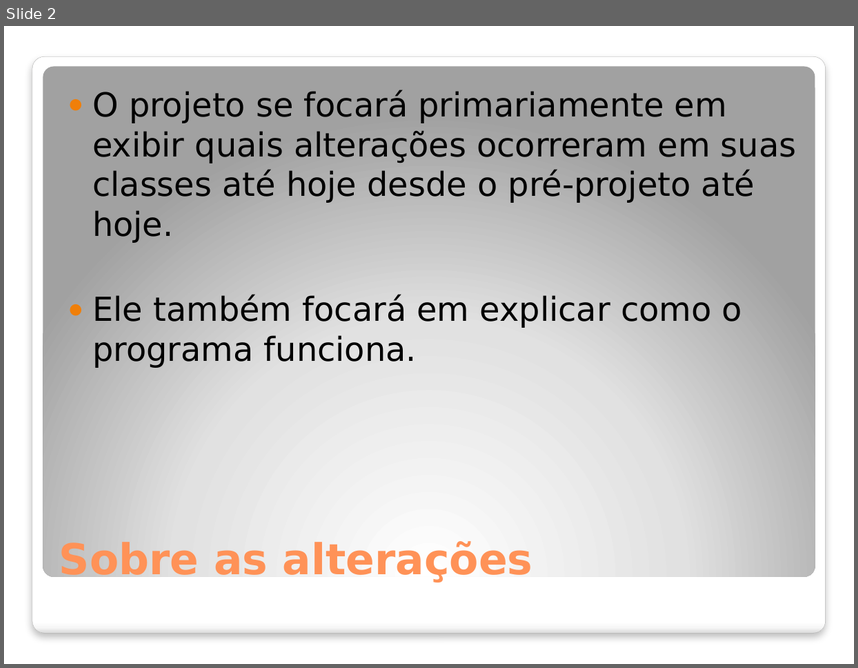
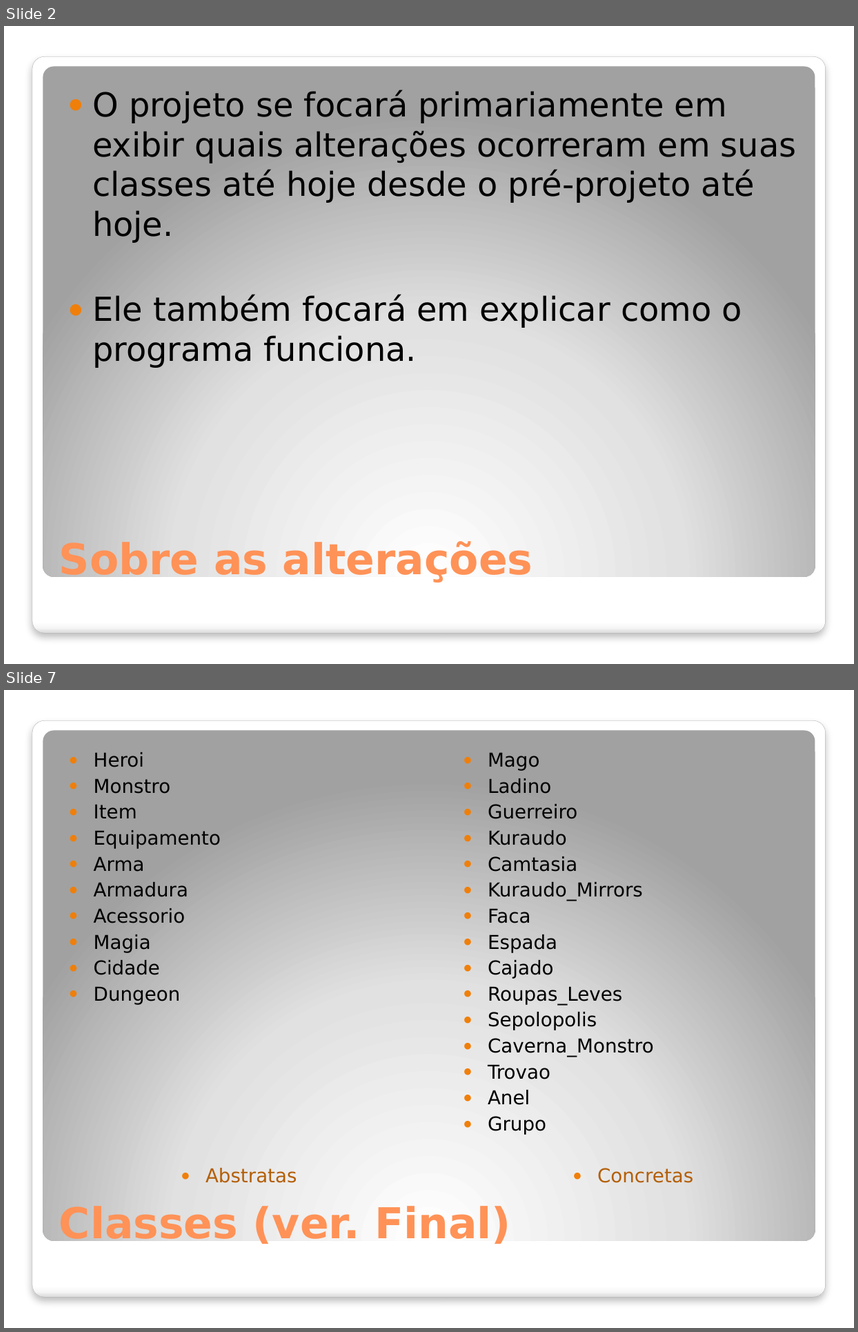
Before and after one commit to Sairaf/ToF2, a slide deck: Apresentação slide/Prog II projeto final.pptx. Shown one above the other, each under a label of ours: slide 2 before the commit, slides 2 and 7 after it; the slides between them are not shown. The pictures are 858x668 and 858x1332 pixels, drawn with LibreOffice and Linux fonts; fonts in the diff are those of the drawing; background and template pictures are left out. Boxes give left, top, right and bottom in pixels: in the first picture for what was removed or moved away, otherwise in the second. Text is boxed around its words. In the diff, an @@ line names an element or a change of style, - is before the commit and + after.

```diff
--- a/Apresentação slide/Prog II projeto final.pptx
+++ b/Apresentação slide/Prog II projeto final.pptx
@@ slide 7 added at (4, 690, 854, 1328), background picture (left out); not listed: 2 template elements that a slide beside it also shows @@
@@ text added at (94, 752, 221, 1005), 16.2 pt, text #000000 @@
+● Heroi
+● Monstro
+● Item
+● Equipamento
+● Arma
+● Armadura
+● Acessorio
+● Magia
+● Cidade
+● Dungeon
+● Abstratas
@@ text added at (488, 753, 654, 1134), 16.2 pt, text #000000 @@
+● Mago
+● Ladino
+● Guerreiro
+● Kuraudo
+● Camtasia
+● Kuraudo_Mirrors
+● Faca
+● Espada
+● Cajado
+● Roupas_Leves
+● Sepolopolis
+● Caverna_Monstro
+● Trovao
+● Anel
+● Grupo
+● Concretas
@@ title added at (59, 1204, 511, 1248), 36 pt, text #FF9258, bold @@
+Classes (ver. Final)
```
Also in this commit, not shown: 2 slides changed, 6 other slides added, 5 slides removed, 14 other files.
